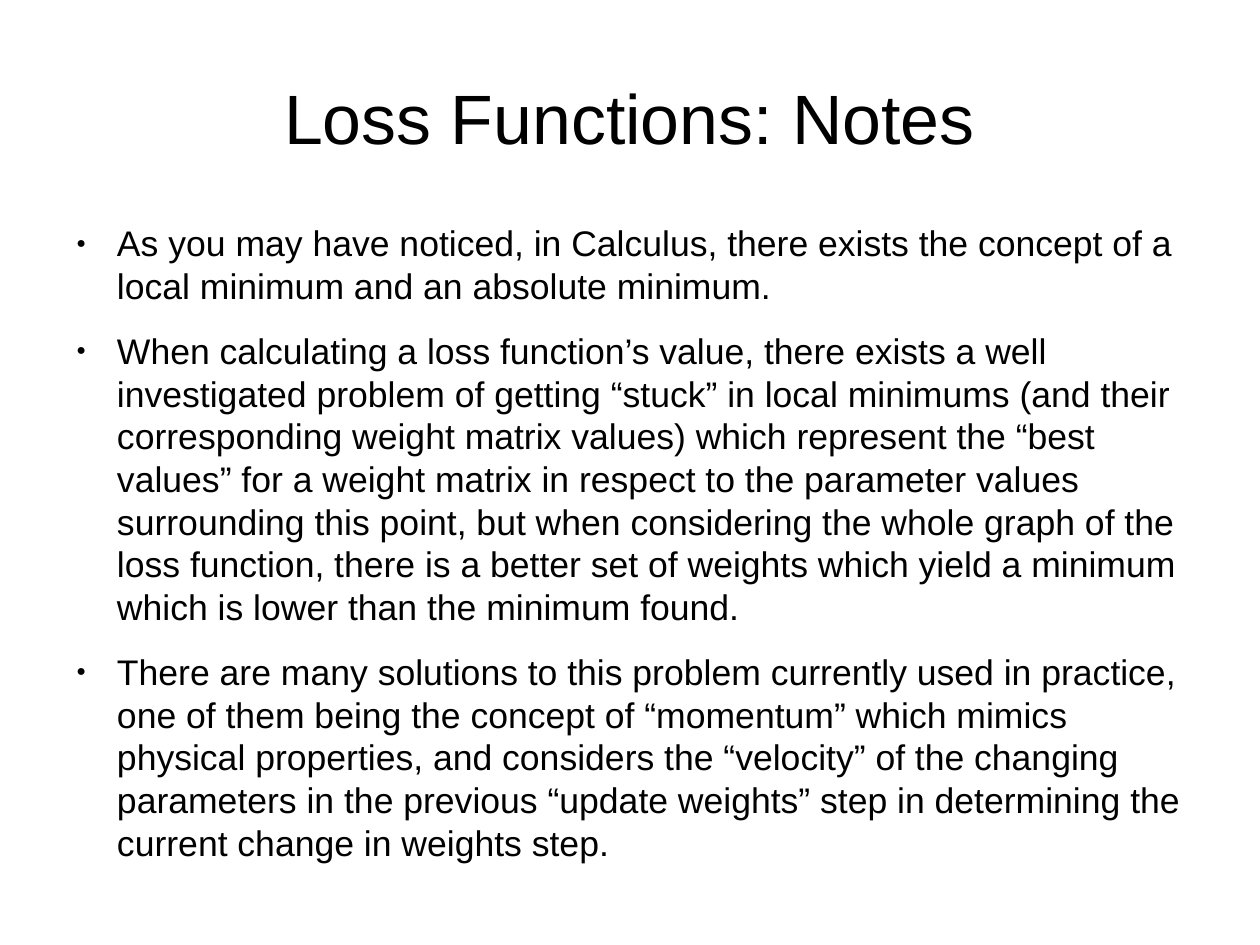
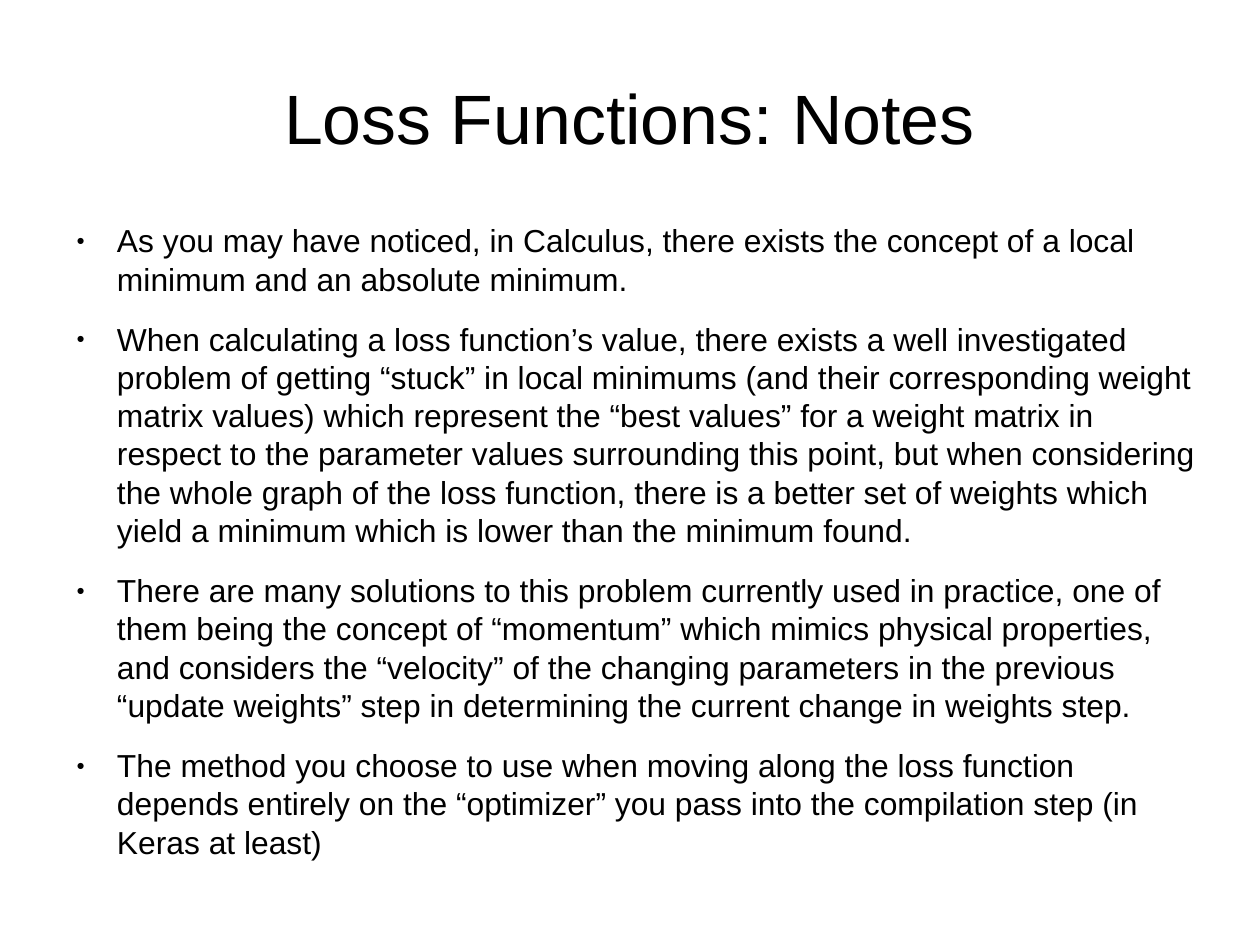
Before and after one commit to sofiabesenski4/MedicalLetterAI, a slide deck: slide 28 of Slides/Intro to Neural Nets and Deep Learning/1-slides.odp. Drawn at 1260x945 pixels with LibreOffice and Linux fonts; fonts in the diff are those of the drawing. Boxes give left, top, right and bottom in pixels: in the first picture for what was removed or moved away, otherwise in the second. Text is boxed around its words. In the diff, an @@ line names an element or a change of style, - is before the commit and + after.

```diff
--- a/Slides/Intro to Neural Nets and Deep Learning/1-slides.odp
+++ b/Slides/Intro to Neural Nets and Deep Learning/1-slides.odp
@@ text at [117,229,1195,722]: size 22.4 to 20 pt in "As you may have noticed, in Calculus, ...", "When calculating a loss function’s value, there ...", "There are many solutions to this problem ..." @@
@@ text at [117,754,1074,783]: paragraph added @@
+● The method you choose to use when moving along the loss function depends entirely on the “optimizer” you pass into the compilation step (in Keras at least)
```
Also in this commit, not shown: 3 other slides changed, 15 other files.
